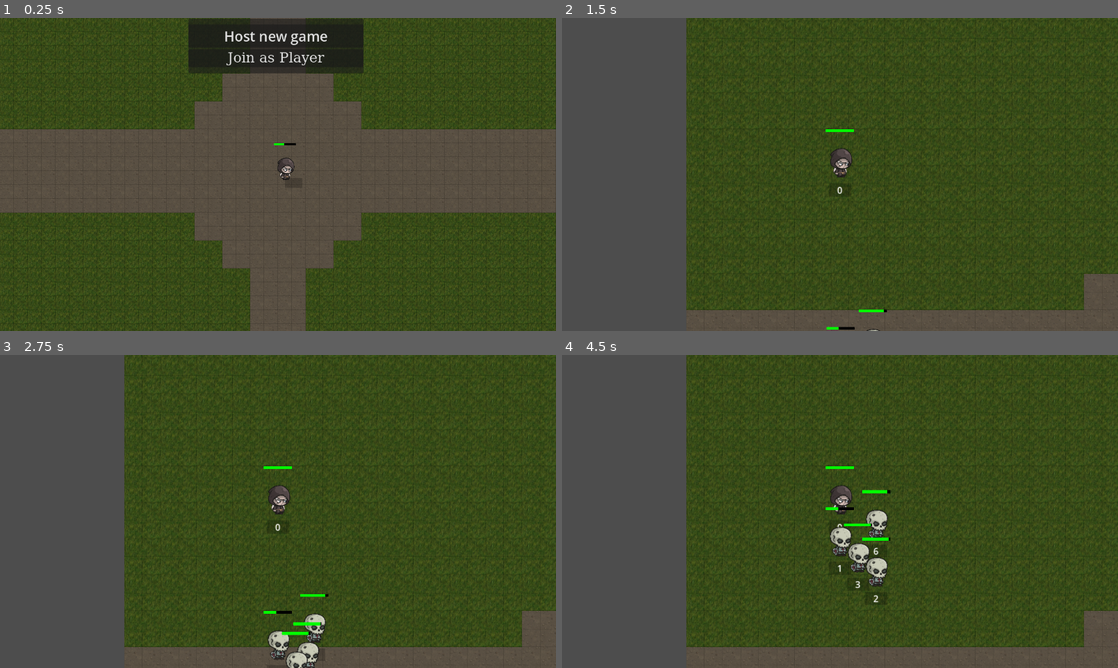
Above: before the commit, frames 1-4 (two rows, left to right).
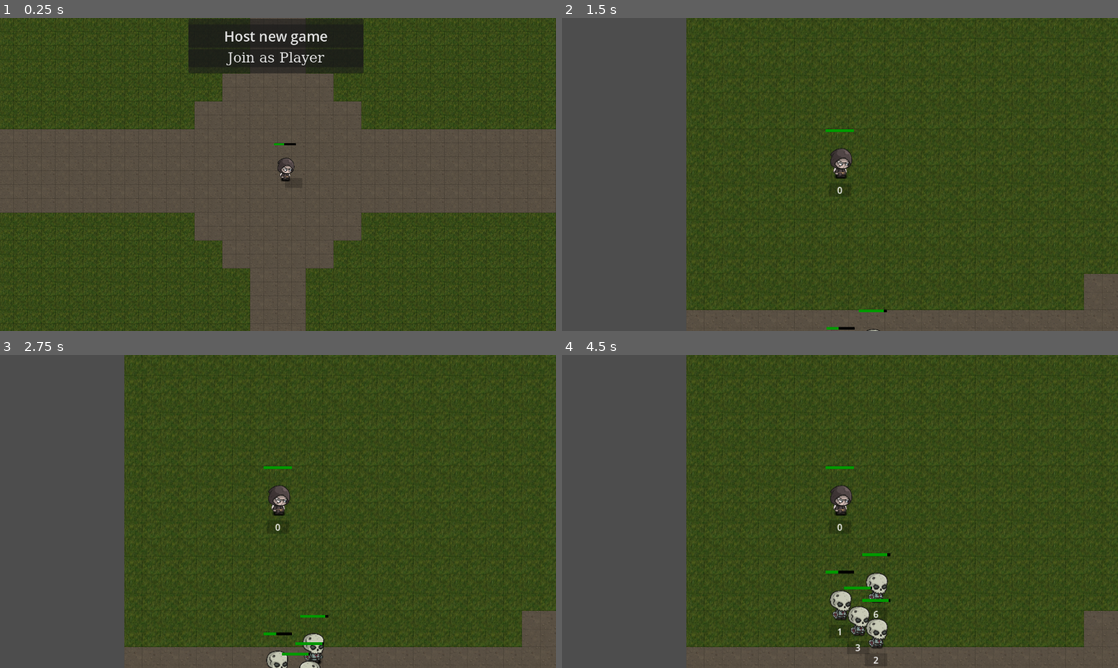
Above: after the commit, the same moments.

Repository: LucasJappert/moomoo-lan-party
Game: Godot game, scene res://scenes/game_manager_scene.tscn
Same seed, same stepped clock (60 frames per second), same inputs: the game is played once before the commit and once after it.
Inputs (mouse positions are in pixels of both pictures, inside the frame that each line leads up to):
- Up to frame 1 (0.25 s): no input
- Up to frame 2 (1.5 s): tap Enter at 0.5 s; move the mouse to (962, 158) at 0.52 s; click (962, 158) at 0.67 s; click "Host new game" at 1.25 s
- Up to frame 3 (2.75 s): move the mouse to (166, 527) at 2.02 s; click (166, 527) at 2.17 s
- Up to frame 4 (4.5 s): move the mouse to (895, 442) at 2.77 s; click (895, 442) at 2.92 s; move the mouse to (812, 574) at 3.52 s; click (812, 574) at 3.67 s; move the mouse to (1006, 558) at 4.27 s; click (1006, 558) at 4.42 s

The runs differ from the first frame. In frame 1, less than 0.1% of the frame differs, in the area x 49-53%, y 40-53%; in frame 2, 0.1%; in frame 3, 1.3%; in frame 4, 2.6%, in the area x 47-60%, y 35-99%.

Commit message:
implements flip_h on sprites + minor improvements

Diff:
--- a/scenes/entity/enemy_scene.tscn
+++ b/scenes/entity/enemy_scene.tscn
@@ -4,15 +4,12 @@
 [ext_resource type="Script" uid="uid://crmmhsx5pjp8f" path="res://scripts/entity/enemy.gd" id="2_4sfg8"]
 
 [sub_resource type="SceneReplicationConfig" id="SceneReplicationConfig_xrr2a"]
-properties/0/path = NodePath(".:position")
+properties/0/path = NodePath(".:id")
 properties/0/spawn = true
 properties/0/replication_mode = 1
-properties/1/path = NodePath(".:id")
+properties/1/path = NodePath(".:enemy_type")
 properties/1/spawn = true
 properties/1/replication_mode = 1
-properties/2/path = NodePath(".:enemy_type")
-properties/2/spawn = true
-properties/2/replication_mode = 1
 
 [sub_resource type="CircleShape2D" id="CircleShape2D_l0aop"]
 radius = 258.627
--- a/scenes/entity/entity_scene.tscn
+++ b/scenes/entity/entity_scene.tscn
@@ -1,9 +1,17 @@
-[gd_scene load_steps=7 format=3 uid="uid://dh82ovsrtutto"]
+[gd_scene load_steps=8 format=3 uid="uid://dh82ovsrtutto"]
 
 [ext_resource type="Script" uid="uid://ki4w4rg4wu1r" path="res://scripts/entity/entity.gd" id="1_0bgvt"]
 [ext_resource type="Texture2D" uid="uid://1fiupmgkejum" path="res://assets/enemies/1.png" id="2_odnte"]
 [ext_resource type="Script" uid="uid://d3sm32sl44mdm" path="res://scripts/entity/hud.gd" id="3_wjrb4"]
 [ext_resource type="SpriteFrames" uid="uid://lg60fiptyxt4" path="res://assets/heros/hero1.tres" id="4_odnte"]
+
+[sub_resource type="SceneReplicationConfig" id="SceneReplicationConfig_odnte"]
+properties/0/path = NodePath(".:position")
+properties/0/spawn = true
+properties/0/replication_mode = 1
+properties/1/path = NodePath(".:direction")
+properties/1/spawn = true
+properties/1/replication_mode = 1
 
 [sub_resource type="CircleShape2D" id="CircleShape2D_5ixpm"]
 radius = 16.0
@@ -13,6 +21,9 @@
 
 [node name="Entity" type="CharacterBody2D"]
 script = ExtResource("1_0bgvt")
+
+[node name="EntitySynchronizer" type="MultiplayerSynchronizer" parent="."]
+replication_config = SubResource("SceneReplicationConfig_odnte")
 
 [node name="CollisionShape2D" type="CollisionShape2D" parent="."]
 shape = SubResource("CircleShape2D_5ixpm")
--- a/scenes/entity/player_scene.tscn
+++ b/scenes/entity/player_scene.tscn
@@ -6,18 +6,9 @@
 [ext_resource type="Script" uid="uid://bnkb0n5ca0ndt" path="res://scripts/entity/input_synchronizer.gd" id="3_ylf3p"]
 
 [sub_resource type="SceneReplicationConfig" id="SceneReplicationConfig_2y2wq"]
-properties/0/path = NodePath(".:position")
+properties/0/path = NodePath(".:player_id")
 properties/0/spawn = true
 properties/0/replication_mode = 1
-properties/1/path = NodePath(".:direction")
-properties/1/spawn = true
-properties/1/replication_mode = 1
-properties/2/path = NodePath(".:player_id")
-properties/2/spawn = true
-properties/2/replication_mode = 1
-properties/3/path = NodePath(".:current_state")
-properties/3/spawn = true
-properties/3/replication_mode = 1
 
 [sub_resource type="SceneReplicationConfig" id="SceneReplicationConfig_uyepr"]
 properties/0/path = NodePath("InputSynchronizer:right_click_mouse_pos")
@@ -36,5 +27,5 @@
 replication_config = SubResource("SceneReplicationConfig_uyepr")
 script = ExtResource("3_ylf3p")
 
-[node name="Sprite2D" parent="." index="3"]
+[node name="Sprite2D" parent="." index="4"]
 texture = ExtResource("2_uuy8k")
--- a/scripts/entity/aux_entity_client.gd
+++ b/scripts/entity/aux_entity_client.gd
@@ -2,3 +2,11 @@
 
 static func _process(_entity: Entity, _delta: float) -> void:
 	pass
+
+static func _phisics_process(_entity: Entity, _delta: float) -> void:
+	if _entity.multiplayer.is_server() && not MultiplayerManager.HOSTED_GAME:
+		return
+
+	_entity.sprite.flip_h = _entity.direction.x < 0
+
+	pass
--- a/scripts/entity/enemy.gd
+++ b/scripts/entity/enemy.gd
@@ -2,6 +2,7 @@
 
 extends Entity
 
+#TODO: Move to EnemyFactory
 const ENEMY_SCENE = preload("res://scenes/entity/enemy_scene.tscn")
 
 @export var vision_radius: float = 400.0
@@ -13,7 +14,7 @@
 
 func _ready():
 	super._ready()
-	mov_speed = 100
+	mov_speed = 60
 	vision_shape.shape.radius = vision_radius
 
 	$Sprite2D.texture = load("res://assets/enemies/" + enemy_type + ".png")
@@ -33,12 +34,6 @@
 	var enemy: Enemy = ENEMY_SCENE.instantiate()
 	enemy.enemy_type = _enemy_type
 	return enemy
-
-func _physics_process(_delta):
-	if not is_multiplayer_authority():
-		return
-
-	super._physics_process(_delta)
 
 func _on_every_timer_500ms():
 	_try_set_current_path()
--- a/scripts/entity/entity.gd
+++ b/scripts/entity/entity.gd
@@ -11,7 +11,7 @@
 
 var combat_data = CombatData.new()
 var mov_speed: float = 100.0
-var direction: Vector2 = Vector2.ZERO
+@export var direction: Vector2 = Vector2.ZERO
 
 # Move this logic to a separate module
 var target_entity: Entity
@@ -28,7 +28,7 @@
 @rpc("any_peer")
 func rpc_set_state(state: EntityState.StateEnum) -> void:
 	current_state = state
-	EntityState._play_animation_for_state(self)
+	EntityState._play_animation(self)
 
 func _ready():
 	collision_layer = 1
@@ -54,6 +54,7 @@
 
 func _physics_process(delta):
 	_server_move_along_path(delta)
+	AuxEntityClient._phisics_process(self, delta)
 
 func _server_move_along_path(_delta: float):
 	if not multiplayer.is_server():
--- a/scripts/entity/entity_state.gd
+++ b/scripts/entity/entity_state.gd
@@ -15,18 +15,9 @@
 	var new_state = StateEnum.WALK if is_moving else StateEnum.IDLE
 
 	if new_state != entity.current_state:
-		entity.current_state = new_state
+		_server_set_current_state(entity, new_state)
 
-		# Send the new state to all clients
-		for peer_id in entity.multiplayer.get_peers():
-			entity.rpc_id(peer_id, "rpc_set_state", new_state)
-
-
-static func _play_animation_for_state(entity: Entity) -> void:
-	if not entity.multiplayer or entity.multiplayer.is_server():
-		print("entity.multiplayer.is_server(): ", entity.multiplayer.is_server())
-		print("entity.multiplayer: ", entity.multiplayer)
-		return
+static func _play_animation(entity: Entity) -> void:
 	if not entity.sprite:
 		return
 
@@ -35,3 +26,13 @@
 			entity.sprite.play("idle")
 		StateEnum.WALK:
 			entity.sprite.play("walk")
+
+static func _server_set_current_state(entity: Entity, new_state: StateEnum) -> void:
+	entity.current_state = new_state
+
+	if MultiplayerManager.HOSTED_GAME:
+		_play_animation(entity)
+
+	# We notify the new state to all clients
+	for peer_id in entity.multiplayer.get_peers():
+		entity.rpc_id(peer_id, "rpc_set_state", entity.current_state)
--- a/scripts/entity/hud.gd
+++ b/scripts/entity/hud.gd
@@ -15,7 +15,7 @@
 		_health_bar.add_theme_stylebox_override("background", bg_style)
 
 		var fg_style = StyleBoxFlat.new()
-		fg_style.bg_color = Color(0, 1, 0) # green foreground
+		fg_style.bg_color = Color(0, 0.6, 0) # green foreground
 		_health_bar.add_theme_stylebox_override("fill", fg_style)
 
 		_health_bar.max_value = 100 # entity.combat.max_health
--- a/scripts/multiplayer_manager.gd
+++ b/scripts/multiplayer_manager.gd
@@ -1,8 +1,11 @@
+# singleton autoload MultiplayerManager
+
 extends Node
 
 const SERVER_PORT = 8080
 # const SERVER_IP = "192.168.0.3"
 const SERVER_IP = "127.0.0.1"
+const HOSTED_GAME = true
 
 func become_host():
 	var server = ENetMultiplayerPeer.new()
Binary file changed: assets/enemies/enemies_tileset.png
